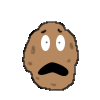
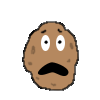
The second 100 × 100 image is a revision of the first. Changes to its layers:
painted on "Layer" over [44, 40, 62, 45]
